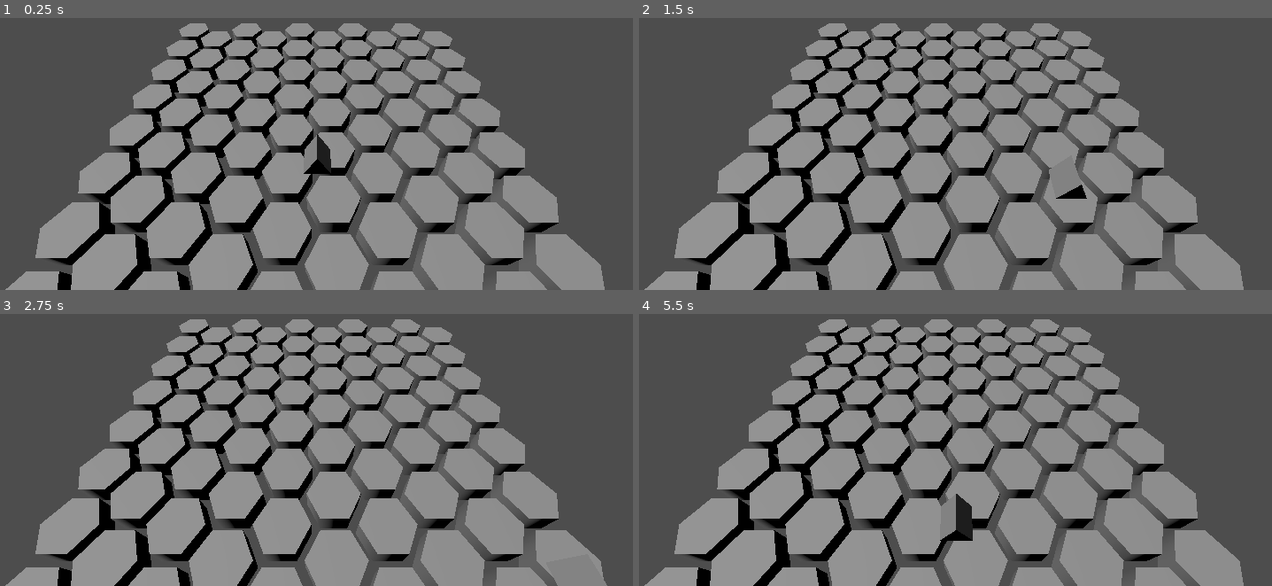
Above: before the commit, frames 1-4 (two rows, left to right).
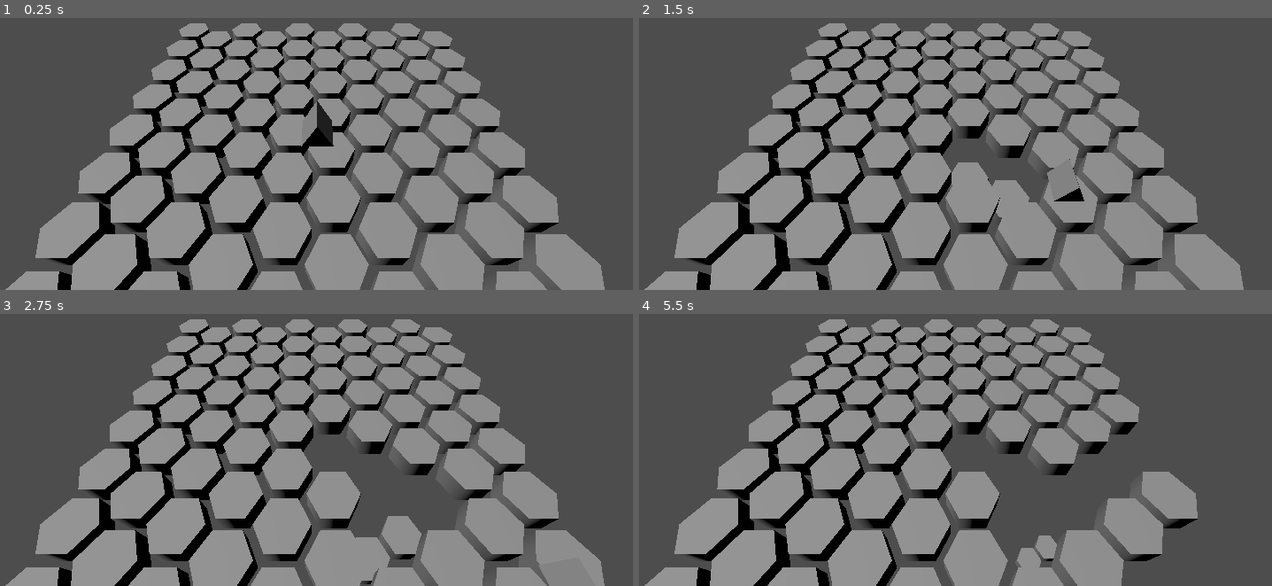
Above: after the commit, the same moments.

Repository: ArturoFBC/ThinIce
Game: Godot game, scene res://ThinIce/scenes/game.tscn
The game is run twice, just before and just after one commit, with the same random seed, the same clock (stepped at 60 frames per second) and the same inputs.
Inputs:
- Up to frame 1 (0.25 s): no input
- Up to frame 2 (1.5 s): hold Right (ui_right) 0.53-1.28 s; hold Down (ui_down) from 1.28 s (still down)
- Up to frame 3 (2.75 s): release Down (ui_down) at 2.03 s; hold Right (ui_right) from 2.03 s (still down)
- Up to frame 4 (5.5 s): release Right (ui_right) at 2.78 s; hold Up (ui_up) 2.78-3.53 s; hold Left (ui_left) 3.53-5.03 s; hold Down (ui_down) from 5.03 s (still down)

The runs differ from the first frame. In frame 1, 0.8% of the frame differs, in the area x 47-53%, y 30-58%; in frame 2, 2.1%; in frame 3, 4.5%; in frame 4, 9.1%, in the area x 47-96%, y 42-100%.

Commit message:
Added platform falling behaviour

Diff:
--- a/ThinIce/prefabs/hex_tile.tscn
+++ b/ThinIce/prefabs/hex_tile.tscn
@@ -8,6 +8,8 @@
 
 [node name="HexTile" type="RigidBody3D"]
 freeze = true
+max_contacts_reported = 5
+contact_monitor = true
 script = ExtResource("1_oof16")
 
 [node name="Collider" type="CollisionPolygon3D" parent="."]
@@ -17,3 +19,5 @@
 [node name="Graphic" type="MeshInstance3D" parent="."]
 transform = Transform3D(0.866025, 0, 0.5, 0, 1, 0, -0.5, 0, 0.866025, 0, 0, 0)
 mesh = SubResource("TubeTrailMesh_6nobc")
+
+[connection signal="body_entered" from="." to="." method="_on_body_entered"]
--- a/ThinIce/scenes/game.tscn
+++ b/ThinIce/scenes/game.tscn
@@ -22,7 +22,7 @@
 transform = Transform3D(1, 0, 0, 0, 0.707107, 0.707107, 0, -0.707107, 0.707107, 0, 10, 5)
 
 [node name="CharacterBody3D" type="CharacterBody3D" parent="."]
-transform = Transform3D(1, 0, 0, 0, 1, 0, 0, 0, 1, 0, 0.98924, 0)
+transform = Transform3D(1, 0, 0, 0, 1, 0, 0, 0, 1, 0, 3.88908, 0)
 script = ExtResource("1_5vgja")
 
 [node name="CollisionShape3D" type="CollisionShape3D" parent="CharacterBody3D"]
--- a/ThinIce/scripts/HexTile.gd
+++ b/ThinIce/scripts/HexTile.gd
@@ -1,12 +1,15 @@
 extends RigidBody3D
 
+#var timer : Timer
+#var fall_delay : float = 1
 
-# Called when the node enters the scene tree for the first time.
-func _ready():
-	print(transform.origin)
-	pass # Replace with function body.
+func _ready() -> void:
+	#timer = Timer.new()
+	#add_child(timer)
+	freeze = true
 
-
-# Called every frame. 'delta' is the elapsed time since the previous frame.
-func _process(delta):
-	pass
+func start_fall_timer() -> void:
+	#if timer.is_stopped():
+	#	timer.start(fall_delay)
+	#	await timer.timeout
+	freeze = false
--- a/ThinIce/scripts/Player.gd
+++ b/ThinIce/scripts/Player.gd
@@ -29,3 +29,12 @@
 		velocity.z = move_toward(velocity.z, 0, SPEED)
 
 	move_and_slide()
+
+	for i in get_slide_collision_count():
+		var collision = get_slide_collision(i)
+		if collision.get_normal().is_equal_approx(Vector3.UP): # only if the character is totally on top of the platform
+			var collider = collision.get_collider()
+			if collider.has_method('start_fall_timer'):
+				collider.start_fall_timer()
+
+	pass
